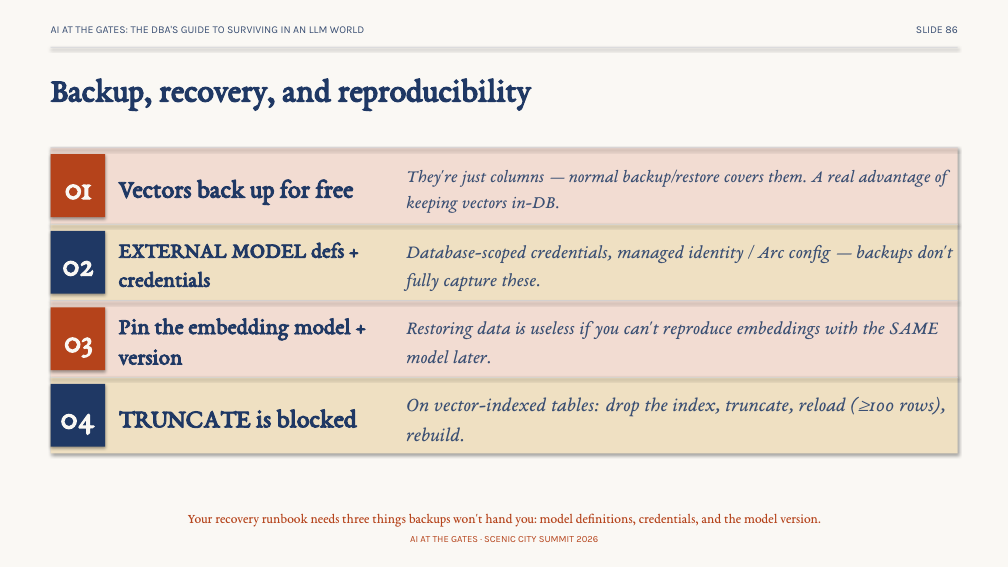
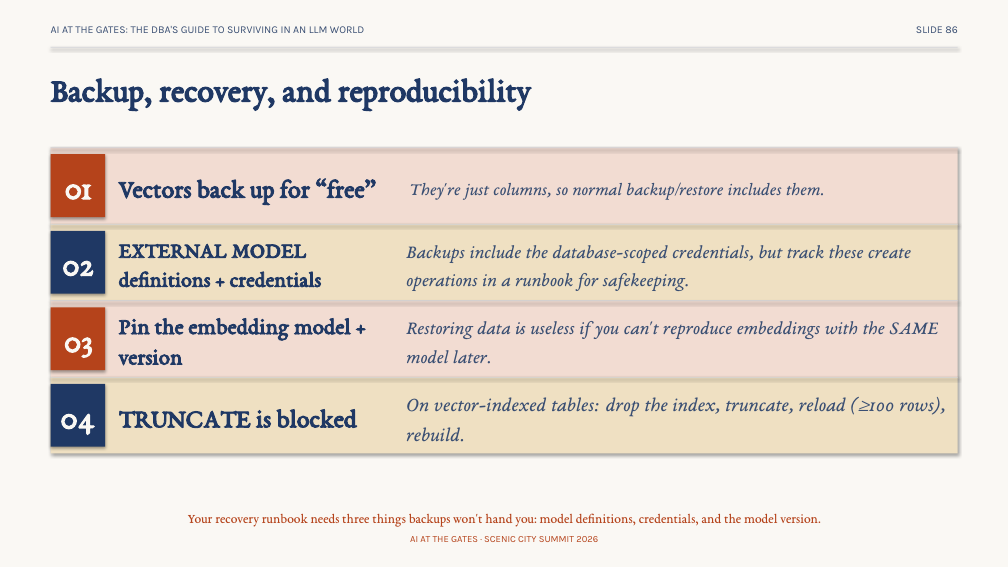
Before and after one commit to feaselkl/AI-at-the-Gates, a slide deck: slide 86 of slides/scenic-city-aigates-precon.pptx. Drawn at 1008x567 pixels with LibreOffice and Linux fonts; fonts in the diff are those of the drawing. Boxes give left, top, right and bottom in pixels: in the first picture for what was removed or moved away, otherwise in the second. Text is boxed around its words. In the diff, an @@ line names an element or a change of style, - is before the commit and + after.

```diff
--- a/slides/scenic-city-aigates-precon.pptx
+++ b/slides/scenic-city-aigates-precon.pptx
@@ text at [119, 178, 376, 204]: text changed @@
-Vectors back up for free
+Vectors back up for “free”
@@ text at [409, 182, 824, 200]: text changed @@
-They're just columns — normal backup/restore covers them. A real advantage of keeping vectors in-DB.
+They're just columns, so normal backup/restore includes them.
@@ text at [119, 244, 321, 288]: text changed @@
-EXTERNAL MODEL defs + credentials
+EXTERNAL MODEL definitions + credentials
@@ text at [406, 245, 911, 291]: text changed @@
-Database-scoped credentials, managed identity / Arc config — backups don't fully capture these.
+Backups include the database-scoped credentials, but track these create operations in a runbook for safekeeping.
```
Also in this commit, not shown: 71 other slides changed, 2 slides added, 2 slides removed.
